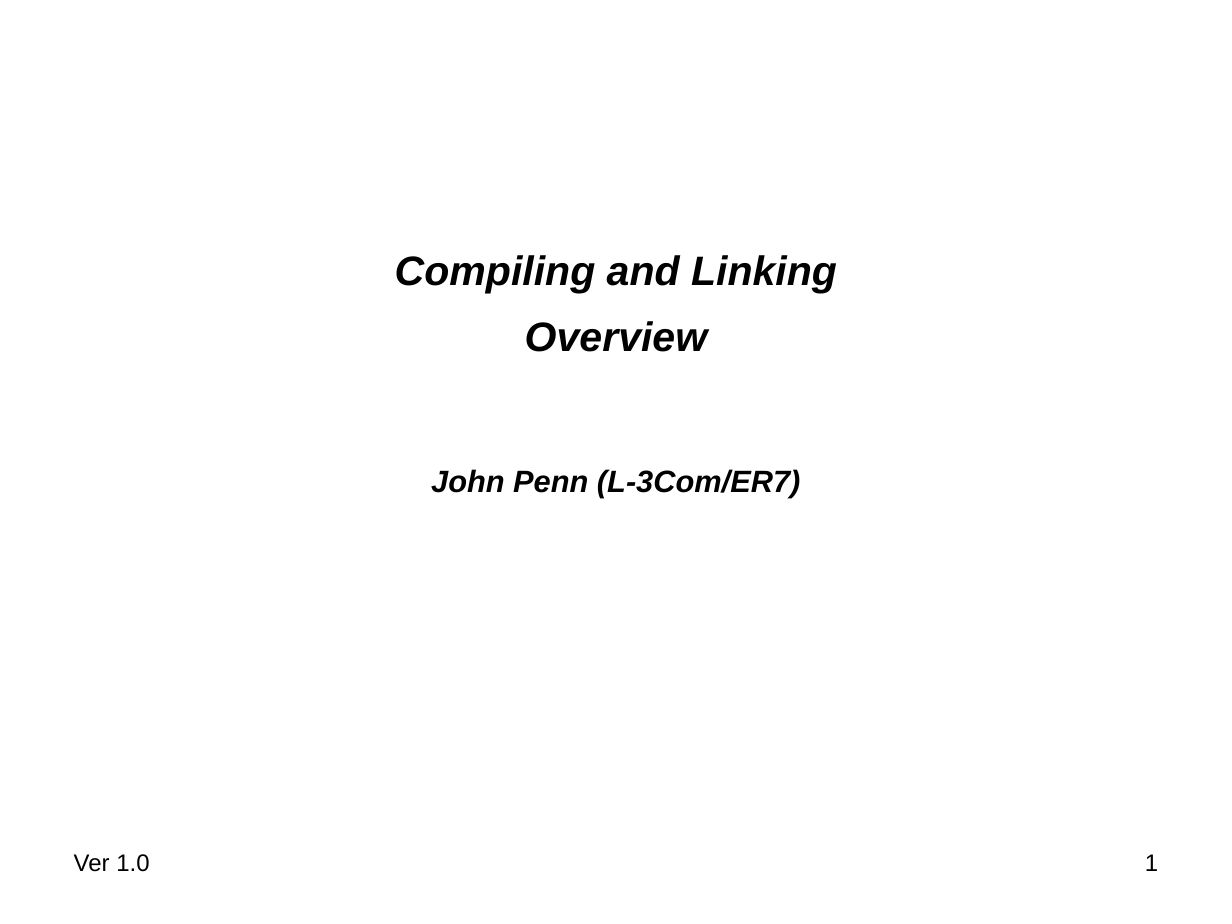
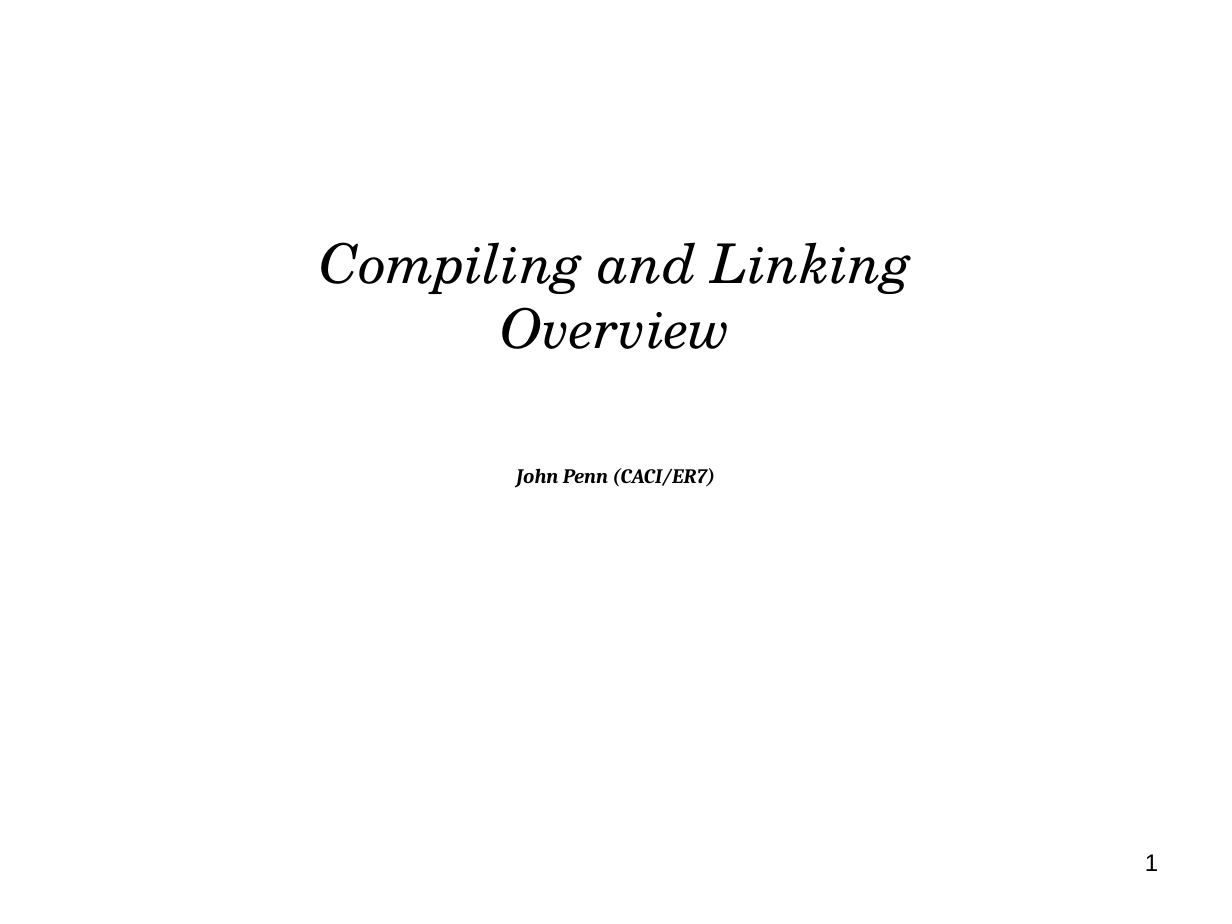
Before and after one commit to nasa/trick, a slide deck: slide 1 of share/doc/trick/Compiling_and_Linking_Overview.ppt. Drawn at 1232x924 pixels with LibreOffice and Linux fonts; fonts in the diff are those of the drawing; background and template pictures are left out. Boxes give left, top, right and bottom in pixels: in the first picture for what was removed or moved away, otherwise in the second. Text is boxed around its words. In the diff, an @@ line names an element or a change of style, - is before the commit and + after.

Commit message:
Update Compiling and Linking Overview

```diff
--- a/share/doc/trick/Compiling_and_Linking_Overview.ppt
+++ b/share/doc/trick/Compiling_and_Linking_Overview.ppt
@@ title "Compiling and Linking Overview" at box(320, 242, 912, 349): size 24 to 32 pt, font Arial to TeX Gyre Schola, bold off @@
@@ subtitle at box(516, 468, 716, 487): text changed; size 18 to 12 pt; font Arial to Cambria @@
-John Penn (L-3Com/ER7)
+John Penn (CACI/ER7)
@@ text removed at box(74, 854, 149, 872) @@
-Ver 1.0
```
Also in this commit, not shown: 7 other slides changed, 3 slides added, 1 slide removed, 1 other file.
